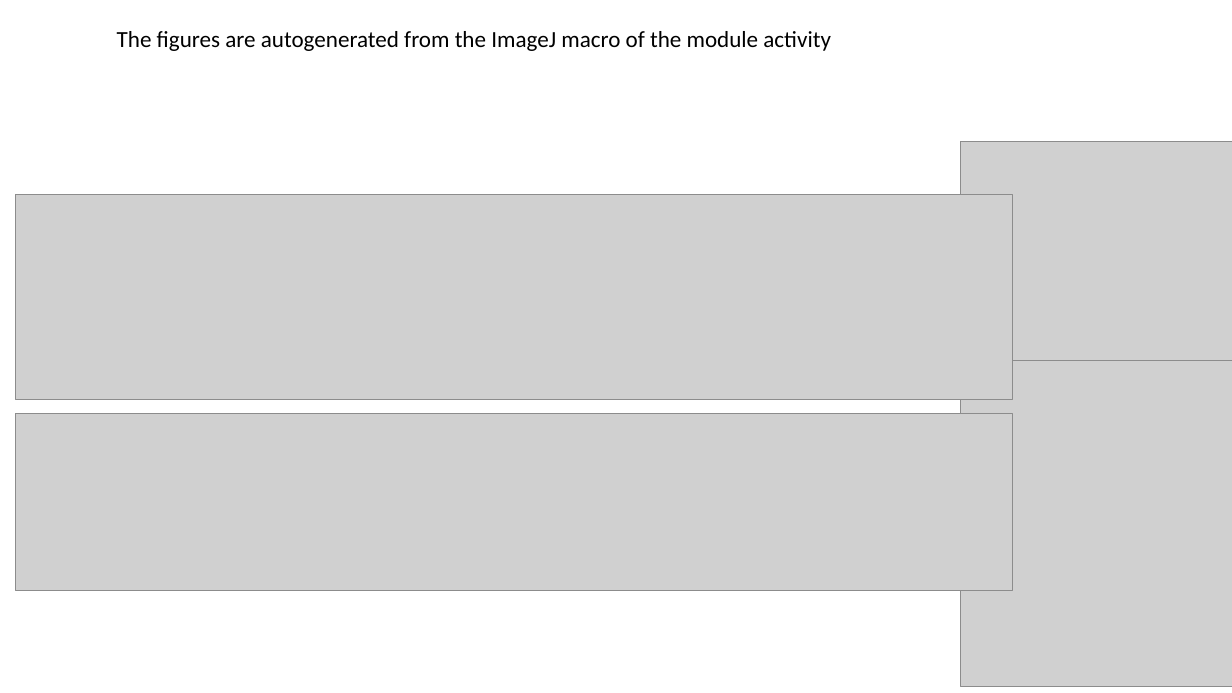
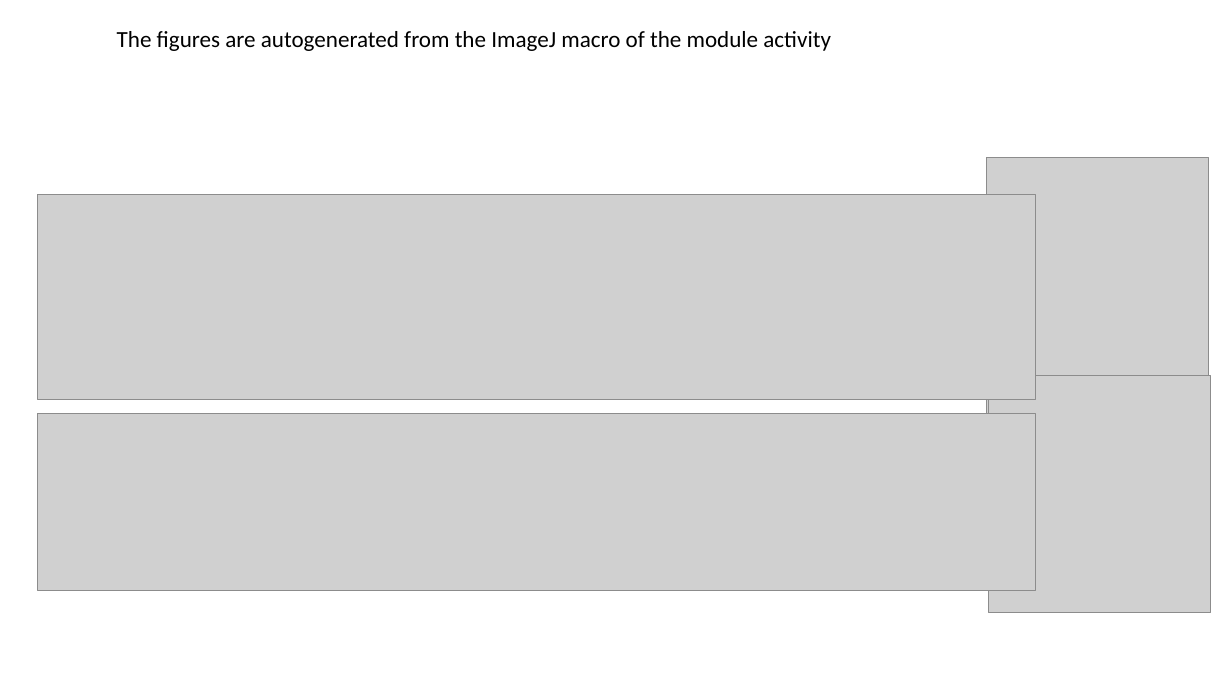
Before and after one commit to NEUBIAS/training-resources, a slide deck: slide 2 of figures/resources/workflow_segment_2d_nuclei_measure_shape.pptx. Drawn at 1232x693 pixels with LibreOffice and Linux fonts; fonts in the diff are those of the drawing; grey boxes stand for pictures. Boxes give left, top, right and bottom in pixels: in the first picture for what was removed or moved away, otherwise in the second. Text is boxed around its words. In the diff, an @@ line names an element or a change of style, - is before the commit and + after.

Commit message:
Update PPT

```diff
--- a/figures/resources/workflow_segment_2d_nuclei_measure_shape.pptx
+++ b/figures/resources/workflow_segment_2d_nuclei_measure_shape.pptx
@@ picture resized from (x1=961, y1=141, x2=1232, y2=489) to (x1=986, y1=158, x2=1208, y2=422) @@
@@ picture moved from (x1=15, y1=194, x2=1013, y2=399) to (x1=38, y1=194, x2=1036, y2=399) @@
@@ picture resized from (x1=961, y1=360, x2=1232, y2=687) to (x1=989, y1=376, x2=1211, y2=613) @@
@@ picture moved from (x1=15, y1=413, x2=1013, y2=591) to (x1=38, y1=413, x2=1036, y2=591) @@
```
